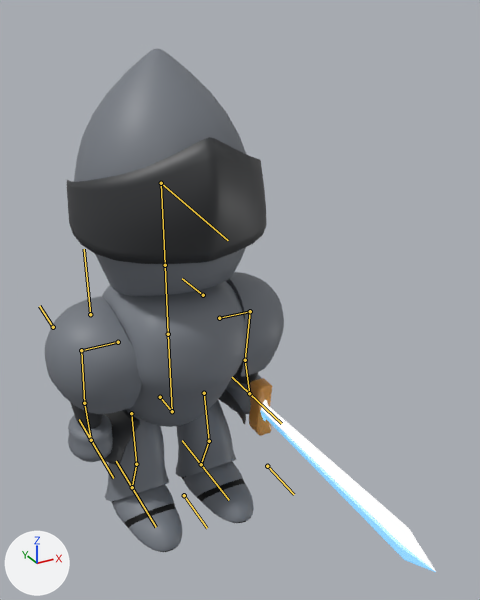
A saved change to the Blender file Assets/blender/caballero/caballero2.blend.
Before and after are seen from a camera (50 mm lens) standing at (-0.711, -1.763, 1.572) and looking at (0.087, -0.311, 0.846). Arrows for +X, +Y and +Z are at lower left; the lights stay in place. The bones that bend it are drawn over the model as lines.

In view in the first picture: 'arms', 'body', 'casco', 'espada', 'hand', 'pie1', 'pierna', 'tapabarro', 'visera'.
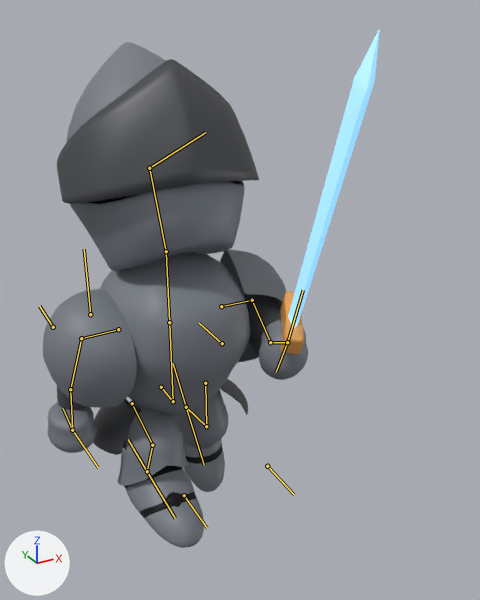
The newer file adds an action. The first version stands in its rest pose; the second is drawn at frame 4 of the action 'jump'.

What differs and where, as boxes (x1, y1, x2, y2) in the pictures (480 x 600 px):
'visera', posed (14% taller): before (67, 137, 267, 264); after (57, 59, 259, 204)
'casco', posed (7% shorter): before (74, 49, 246, 296); after (66, 42, 245, 271)
'body', posed: before (102, 281, 248, 427); after (100, 252, 250, 417)
'arms', posed: before (45, 272, 284, 429); after (43, 250, 286, 410)
'espada', posed (46% narrower, 68% taller): before (249, 378, 436, 572); after (280, 29, 380, 355)
'pie1', posed: before (111, 461, 254, 552); after (124, 439, 225, 548)
'pierna', posed (15% narrower): before (105, 400, 236, 501); after (117, 390, 228, 486)
'hand', posed (35% wider, 52% taller): before (68, 374, 261, 462); after (47, 319, 308, 453)
'tapabarro', posed (8% wider): before (102, 389, 246, 465); after (93, 379, 248, 455)
bone 'torso1.001', root to tip: before (160, 397) to (172, 411); after (161, 387) to (173, 401)
bone 'cabeza', root to tip: before (165, 265) to (161, 183); after (166, 251) to (149, 168)
bone 'vicera', root to tip: before (161, 183) to (228, 240); after (149, 168) to (205, 132)
bone 'pie_tk.L', root to tip: before (201, 464) to (182, 440); after (186, 407) to (173, 363)
bone 'mano_tk.L', root to tip: before (249, 393) to (232, 377); after (287, 342) to (276, 372)
bone 'brazo_pool.L', root to tip: before (203, 295) to (182, 278); after (222, 343) to (199, 323)
bone 'pie_tk.R', root to tip: before (132, 487) to (116, 461); after (147, 471) to (128, 439)
bone 'mano_tk.R', root to tip: before (91, 440) to (79, 419); after (72, 430) to (63, 408)

The change, as a list of edits to the scene's bpy script:
```text
Change bone_torso1_001:
    where bone_torso1_001 = bpy.data.objects['Armature'].pose.bones['torso1.001']  # child of 'base'
    bone_torso1_001.location: (0.0, 0.0, 0.0) -> (0.0, 0.015, 0.047)
Change bone_cabeza:
    where bone_cabeza = bpy.data.objects['Armature'].pose.bones['cabeza']  # child of 'torso2'
    bone_cabeza.rotation_quaternion: (1.0, 0.0, 0.0, 0.0) -> (0.98, -0.199, 0.0, 0.0)  # degrees (0, 0, 0) -> degrees (-23, 0, 0)
Change bone_vicera:
    where bone_vicera = bpy.data.objects['Armature'].pose.bones['vicera']  # child of 'cabeza'
    bone_vicera.rotation_quaternion: (1.0, 0.0, 0.0, 0.0) -> (0.998, -0.061, 0.0, 0.0)  # degrees (0, 0, 0) -> degrees (-7, 0, 0)
Change bone_pie_tk_l:
    where bone_pie_tk_l = bpy.data.objects['Armature'].pose.bones['pie_tk.L']
    bone_pie_tk_l.location: (0.0, 0.0, 0.0) -> (0.184, 0.117, 0.0)
    bone_pie_tk_l.rotation_quaternion: (1.0, 0.0, 0.0, 0.0) -> (0.908, 0.0, 0.0, -0.42)  # degrees (0, 0, 0) -> degrees (0, 0, -50)
Change bone_mano_tk_l:
    where bone_mano_tk_l = bpy.data.objects['Armature'].pose.bones['mano_tk.L']
    bone_mano_tk_l.location: (0.0, 0.0, 0.0) -> (0.353, -0.308, 0.052)
    bone_mano_tk_l.rotation_euler: (0.0, 0.0, 0.0) -> (0.0349, -0.524, 1.169)  # degrees (0, 0, 0) -> degrees (2, -30, 67)
Change bone_brazo_pool_l:
    where bone_brazo_pool_l = bpy.data.objects['Armature'].pose.bones['brazo_pool.L']
    bone_brazo_pool_l.location: (0.0, 0.0, 0.0) -> (-0.135, -0.153, 0.0)
Change bone_pie_tk_r:
    where bone_pie_tk_r = bpy.data.objects['Armature'].pose.bones['pie_tk.R']
    bone_pie_tk_r.location: (0.0, 0.0, 0.0) -> (-0.188, -0.171, 0.0)
    bone_pie_tk_r.rotation_quaternion: (1.0, 0.0, 0.0, 0.0) -> (0.999, 0.0, 0.0, 0.044)  # degrees (0, 0, 0) -> degrees (0, 0, 5)
Change bone_mano_tk_r:
    where bone_mano_tk_r = bpy.data.objects['Armature'].pose.bones['mano_tk.R']
    bone_mano_tk_r.location: (0.0, 0.0, 0.0) -> (-0.081, -0.038, -0.062)
    bone_mano_tk_r.rotation_quaternion: (1.0, 0.0, 0.0, 0.0) -> (1.0, 0.028, 0.0, 0.0)  # degrees (0, 0, 0) -> degrees (3, 0, 0)
```
